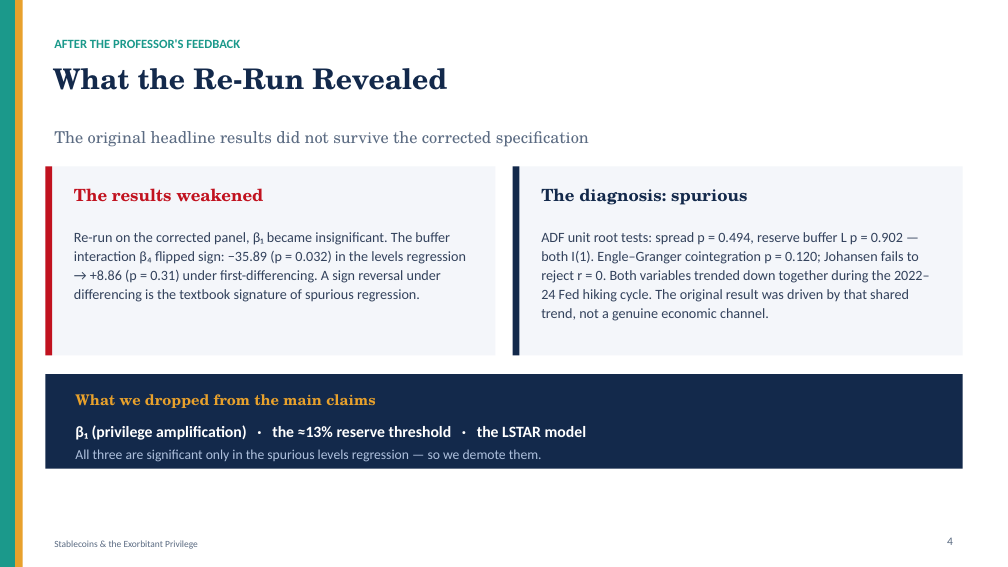
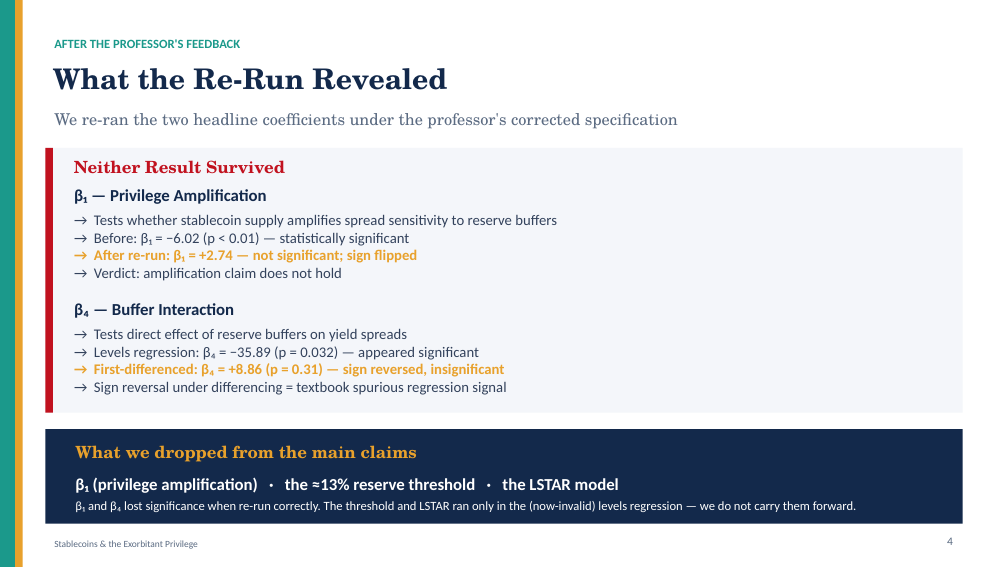
Before and after one commit to kimmireu0921/Stablecoins-and-the-Exorbitant-Privilege, a slide deck: slide 4 of presentations/0616_Stablecoin_Exorbitant_Privilege.pptx. Drawn at 1008x567 pixels with LibreOffice and Linux fonts; fonts in the diff are those of the drawing. Boxes give left, top, right and bottom in pixels: in the first picture for what was removed or moved away, otherwise in the second. Text is boxed around its words. In the diff, an @@ line names an element or a change of style, - is before the commit and + after.

Commit message:
devided slide 4 into 4 and 5 and made layout adjustments

```diff
--- a/presentations/0616_Stablecoin_Exorbitant_Privilege.pptx
+++ b/presentations/0616_Stablecoin_Exorbitant_Privilege.pptx
@@ text at (x1=54, y1=113, x2=678, y2=129): text changed @@
-The original headline results did not survive the corrected specification
+We re-ran the two headline coefficients under the professor's corrected specification
@@ rectangle resized from (x1=45, y1=166, x2=52, y2=355) to (x1=45, y1=147, x2=53, y2=412) @@
@@ rectangle resized from (x1=45, y1=166, x2=495, y2=355) to (x1=45, y1=147, x2=963, y2=412) @@
@@ text added at (x1=74, y1=160, x2=285, y2=174), 16 pt, text #C1121F, bold @@
+Neither Result Survived
@@ rectangle removed at (x1=513, y1=166, x2=963, y2=355) @@
@@ rectangle removed at (x1=513, y1=166, x2=520, y2=355) @@
@@ text at (x1=74, y1=189, x2=557, y2=395): text changed; size 13.5 to 14 pt @@
-Re-run on the corrected panel, β₁ became insignificant. The buffer interaction β₄ flipped sign: −35.89 (p = 0.032) in the levels regression → +8.86 (p = 0.31) under first-differencing. A sign reversal under differencing is the textbook signature of spurious regression.
+β₁ — Privilege Amplification
+→ Tests whether stablecoin supply amplifies spread sensitivity to reserve buffers
+→ Before: β₁ = −6.02 (p < 0.01) — statistically significant
+→ After re-run: β₁ = +2.74 — not significant; sign flipped
+→ Verdict: amplification claim does not hold
+β₄ — Buffer Interaction
+→ Tests direct effect of reserve buffers on yield spreads
+→ Levels regression: β₄ = −35.89 (p = 0.032) — appeared significant
+→ First-differenced: β₄ = +8.86 (p = 0.31) — sign reversed, insignificant
+→ Sign reversal under differencing = textbook spurious regression signal
@@ text removed at (x1=74, y1=188, x2=263, y2=202) @@
-The results weakened
@@ text removed at (x1=541, y1=188, x2=747, y2=205) @@
-The diagnosis: spurious
@@ text removed at (x1=541, y1=232, x2=930, y2=321) @@
-ADF unit root tests: spread p = 0.494, reserve buffer L p = 0.902 — both I(1). Engle–Granger cointegration p = 0.120; Johansen fails to reject r = 0. Both variables trended down together during the 2022–24 Fed hiking cycle. The original result was driven by that shared trend, not a genuine economic channel.
@@ rectangle moved from (x1=45, y1=374, x2=963, y2=469) to (x1=45, y1=430, x2=963, y2=524) @@
@@ text "What we dropped from the ..." moved from (x1=75, y1=394, x2=375, y2=408) to (x1=75, y1=445, x2=417, y2=462) @@
@@ text "What we dropped from the ..." at (x1=75, y1=445, x2=417, y2=462): size 14 to 16 pt @@
@@ text "β₁ (privilege amplification) · the ..." moved from (x1=75, y1=425, x2=586, y2=462) to (x1=75, y1=477, x2=857, y2=512) @@
@@ text at (x1=75, y1=477, x2=619, y2=493): size 15 to 16 pt in "β₁ (privilege amplification) · the ≈13% reserve ..." @@
@@ text at (x1=75, y1=501, x2=857, y2=512): text changed; size 13 to 12 pt; text colour #AEC0DD to #FFFFFF @@
-All three are significant only in the spurious levels regression — so we demote them.
+β₁ and β₄ lost significance when re-run correctly. The threshold and LSTAR ran only in the (now-invalid) levels regression — we do not carry them forward.
```
Also in this commit, not shown: 12 other slides changed, 1 slide added, 4 other files.
